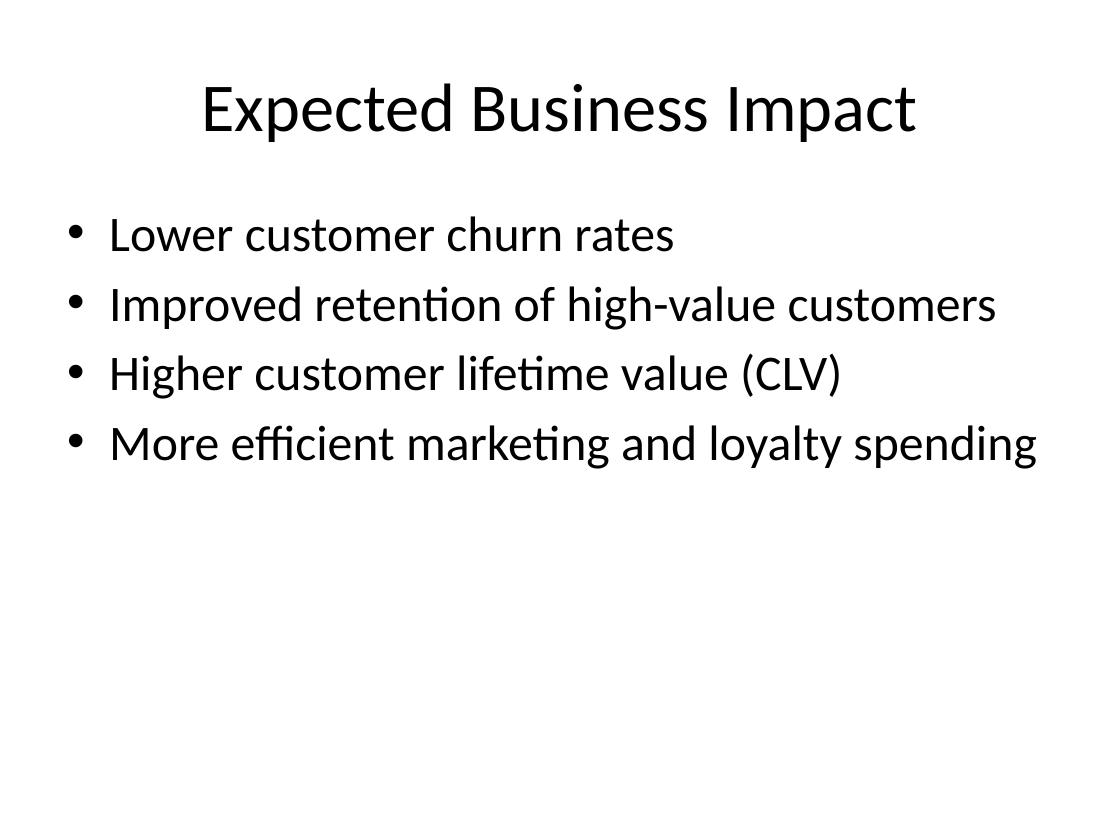
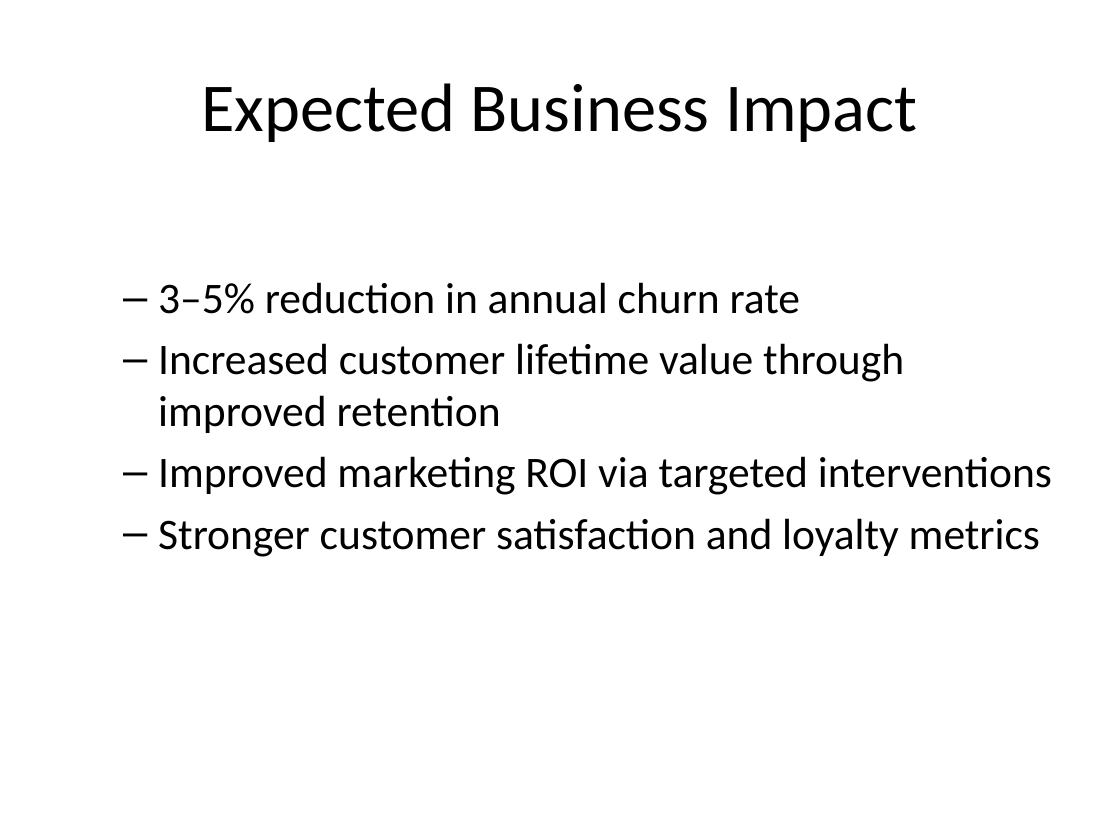
Before and after one commit to cwalton133/abc-bank-churn-analysis, a slide deck: slide 7 of slides/ABC_Bank_Churn_Recommendations.pptx (slide 9 before the commit). Drawn at 1120x840 pixels with LibreOffice and Linux fonts; fonts in the diff are those of the drawing. Boxes give left, top, right and bottom in pixels: in the first picture for what was removed or moved away, otherwise in the second. Text is boxed around its words. In the diff, an @@ line names an element or a change of style, - is before the commit and + after.

```diff
--- a/slides/ABC_Bank_Churn_Recommendations.pptx
+++ b/slides/ABC_Bank_Churn_Recommendations.pptx
@@ text at (x1=158, y1=282, x2=1052, y2=557): text changed; size 32 to 28 pt @@
-• Lower customer churn rates
-• Improved retention of high-value customers
-• Higher customer lifetime value (CLV)
-• More efficient marketing and loyalty spending
+  – 3–5% reduction in annual churn rate
+  – Increased customer lifetime value through improved retention
+  – Improved marketing ROI via targeted interventions
+  – Stronger customer satisfaction and loyalty metrics
```
Also in this commit, not shown: 3 other slides changed, 6 slides added, 6 slides removed.
